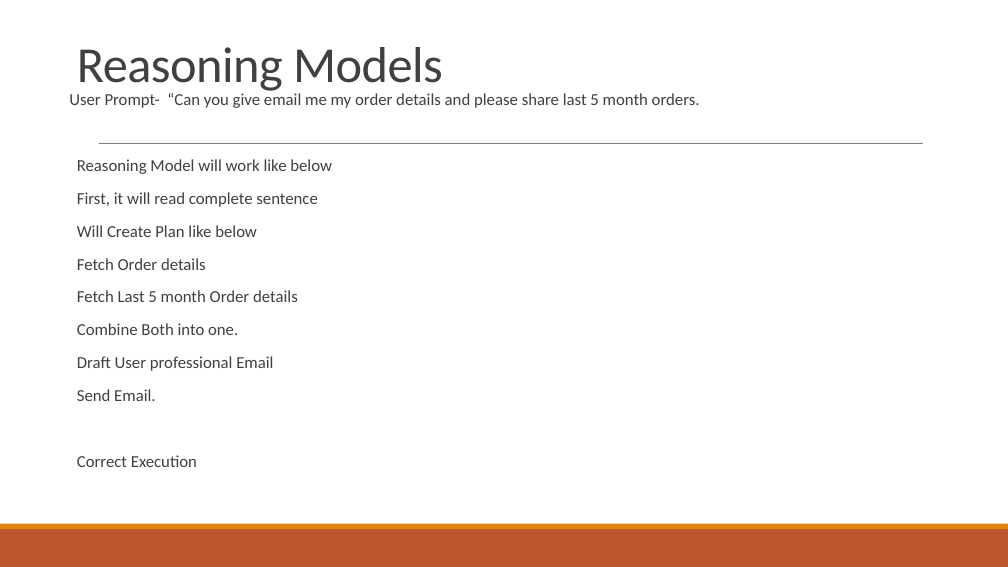
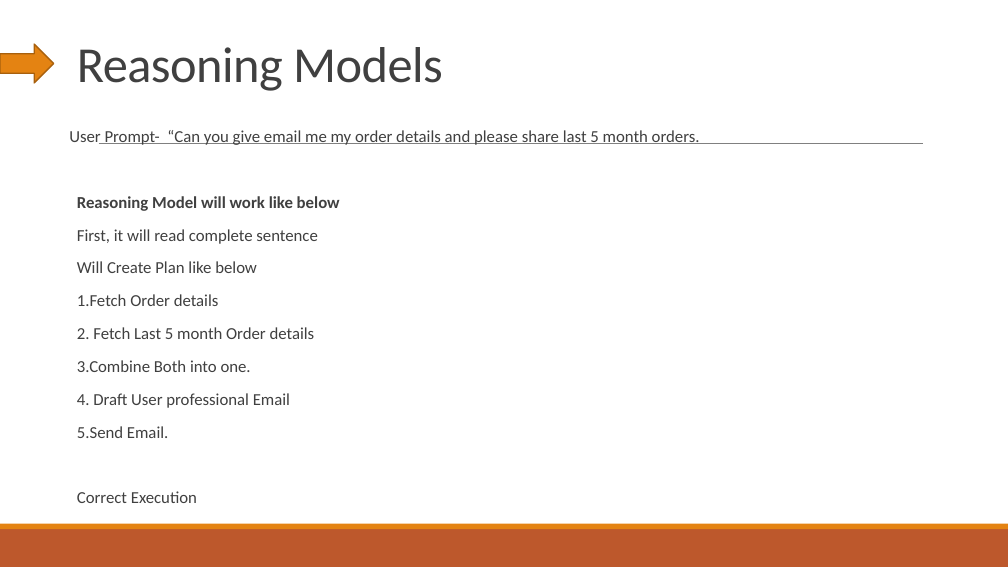
Before and after one commit to deveshomar/EducationAIAgent, a slide deck: slide 11 of session3/Choosing Between Models.pptx. Drawn at 1008x567 pixels with LibreOffice and Linux fonts; fonts in the diff are those of the drawing. Boxes give left, top, right and bottom in pixels: in the first picture for what was removed or moved away, otherwise in the second. Text is boxed around its words. In the diff, an @@ line names an element or a change of style, - is before the commit and + after.

```diff
--- a/session3/Choosing Between Models.pptx
+++ b/session3/Choosing Between Models.pptx
@@ right arrow added at (0,44,54,82), fill #E48312, outline #A9610D 1.25 pt @@
@@ text "User Prompt- “Can you give ...": place and size @@
-text "User Prompt- “Can you give ..." at (69,93,700,467)
+text "User Prompt- “Can you give ..." at (69,130,700,503)
@@ text at (77,196,340,211): bold on in "Reasoning Model will work like below" @@
@@ text at (77,294,315,438): text changed @@
-  Fetch Order details
-  Fetch Last 5 month Order details
-  Combine Both into one.
-  Draft User professional Email
-  Send Email.
+  1.Fetch Order details
+  2. Fetch Last 5 month Order details
+  3.Combine Both into one.
+  4. Draft User professional Email
+  5.Send Email.
```
Also in this commit, not shown: 11 other slides changed, 18 other files.
